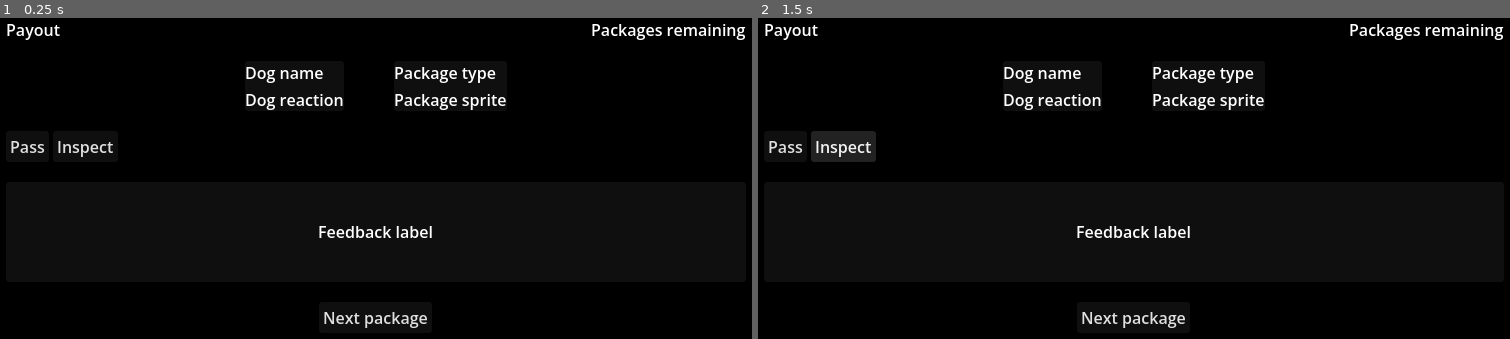
Above: before the commit, frames 1-2 (left to right).
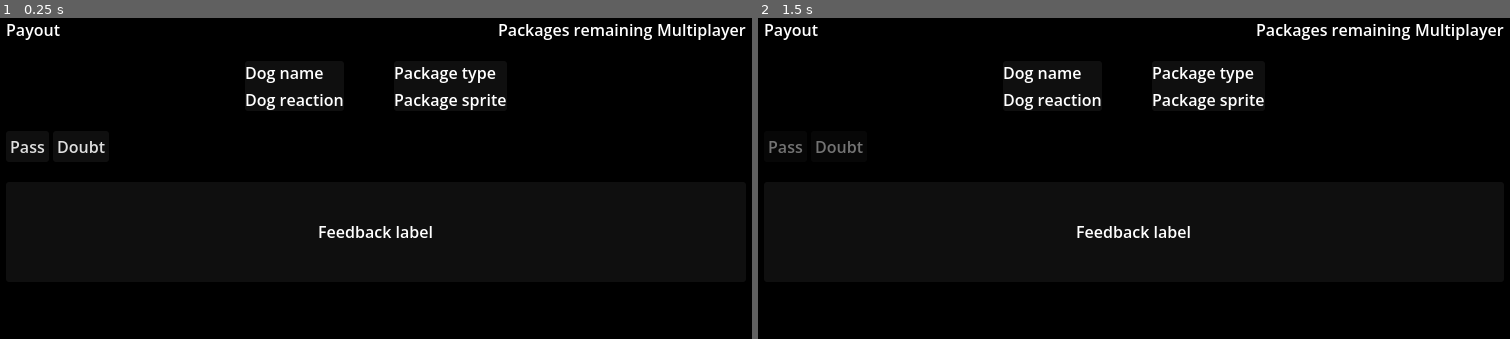
Above: after the commit, the same moments.

Repository: lukaMis/kennel-simulator
Game: Godot game, scene res://scenes/customs_inspector.tscn
Same seed, same stepped clock (60 frames per second), same inputs: the game is played once before the commit and once after it. This scene is started directly instead of the project's main scene.
Inputs (mouse positions are in pixels of both pictures, inside the frame that each line leads up to):
- Up to frame 1 (0.25 s): no input
- Up to frame 2 (1.5 s): click "Pass" at 0.5 s; click (840, 146) at 1.25 s, where only the run before the commit has a clickable "Inspect"

The runs differ from the first frame. In frame 1, 1.1% of the frame differs, in the area x 7-100%, y 1-97%; in frame 2, 1.9%, in the area x 1-100%, y 1-97%.
Error after the commit: Out of bounds get index '0' (on base: 'Array[DogResource]') (res://scripts/customs_inspector.gd:44)

Commit message:
working on customs inspector mini game with system 6 suggested by Gemini

Diff:
--- /dev/null
+++ b/player/player_stats.tres
@@ -0,0 +1,7 @@
+[gd_resource type="Resource" script_class="PlayerResource" format=3 uid="uid://q4ju5uy5m050"]
+
+[ext_resource type="Script" uid="uid://dsnrlsq4i4ufh" path="res://scripts/player_resource.gd" id="1_8g61y"]
+
+[resource]
+script = ExtResource("1_8g61y")
+metadata/_custom_type_script = "uid://dsnrlsq4i4ufh"
--- a/scenes/customs_inspector.tscn
+++ b/scenes/customs_inspector.tscn
@@ -43,6 +43,11 @@
 unique_name_in_owner = true
 layout_mode = 2
 text = "Packages remaining"
+
+[node name="LabelMultiplier" type="Label" parent="MarginContainer/VBoxContainer/HBoxContainerTopInfoBar" unique_id=1588545849]
+unique_name_in_owner = true
+layout_mode = 2
+text = "Multiplayer"
 
 [node name="HBoxContainerEntitiesArea" type="HBoxContainer" parent="MarginContainer/VBoxContainer" unique_id=1787526987]
 layout_mode = 2
@@ -92,7 +97,7 @@
 [node name="ButtonInspect" type="Button" parent="MarginContainer/VBoxContainer/HBoxContainerActionButtons" unique_id=1336889351]
 unique_name_in_owner = true
 layout_mode = 2
-text = "Inspect"
+text = "Doubt"
 
 [node name="PanelContainerFeedbackArea" type="PanelContainer" parent="MarginContainer/VBoxContainer" unique_id=1787133763]
 custom_minimum_size = Vector2(0, 100)
--- a/scripts/customs_inspector.gd
+++ b/scripts/customs_inspector.gd
@@ -1,28 +1,106 @@
 extends Node
 
+# Add these variables at the top
+var synergy_multiplier: float = 1.0
+var current_dog: DogResource
+var current_package: CargoPackage
+var current_queue_index: int = 0
 
-# Called when the node enters the scene tree for the first time.
+@onready var label_multiplier = %LabelMultiplier # Make sure to add this node to your scene
+@onready var label_package_type = %LabelPackageType
+@onready var label_package_sprite = %LabelPackageSprite
+@onready var label_dog_reaction = %LabelDogReaction
+@onready var label_feedback = %LabelFeedback
+@onready var button_pass = %ButtonPass
+@onready var button_doubt = %ButtonInspect # Renaming logic for clarity
+@onready var button_next = %ButtonNext
+@onready var label_dog_name = %LabelDogName
+@onready var label_payout = %LabelPayout
+
+
 func _ready() -> void:
-	# 1. Connect any local UI elements to the manager signals right here if needed
+	# Connect signals
 	CustomsInspectionManager.shift_started.connect(_on_shift_started)
 	CustomsInspectionManager.shift_ended.connect(_on_shift_ended)
-
-	# 2. Tell the manager it is safe to spin up the gameplay logic
 	CustomsInspectionManager.initialize_shift_session()
 
 	# 3. Pull the data cleanly to populate your UI
 	var working_dogs = CustomsInspectionManager.active_shift_roster
 	var packages_to_check = CustomsInspectionManager.active_queue
 
+	# Setup input
+	button_pass.pressed.connect(_on_action_pressed.bind(false)) # False = Pass
+	button_doubt.pressed.connect(_on_action_pressed.bind(true)) # True = Doubt
+	button_next.pressed.connect(_load_next_package)
+	button_next.hide()
+
 	print("Inspector Scene: Loaded successfully with ", working_dogs.size(), " dogs.")
 	print("Inspector Scene: Loaded successfully with ", packages_to_check.size(), " packages.")
 	CustomsInspectionManager.start_shift()
-	#Run your instantiation/spawning visual loops below...
 
 
 func _on_shift_started() -> void:
-	pass
+	# Assume index 0 for prototype, logic can be expanded for multiple dogs
+	current_dog = CustomsInspectionManager.active_shift_roster[0]
+	current_dog.reset_session()
+	# NEW: Initialize UI elements immediately
+	label_multiplier.text = "Multiplier: 1.0x"
+
+	label_dog_name.text = current_dog.name
+	label_payout.text = "Payout: $" + str(CustomsInspectionManager.shift_current_payout)
+	_load_next_package()
 
 
 func _on_shift_ended() -> void:
 	pass
+
+
+func _load_next_package() -> void:
+	if current_queue_index >= CustomsInspectionManager.active_queue.size():
+		print("Shift Complete")
+		return
+
+	current_package = CustomsInspectionManager.active_queue[current_queue_index]
+
+	# Update UI with current package info
+	label_package_type.text = "Type: " + current_package.contraband_type
+	label_package_sprite.text = "ID: " + str(current_package.visual_sprite_id)
+
+	button_next.hide()
+	label_feedback.text = ""
+
+	# 1. Display the "Tell" (System 6: Tell phase)
+	var reaction = current_dog.tell_reactions[current_dog.current_confidence_level][current_package.is_contraband]
+	label_dog_reaction.text = reaction
+
+	button_pass.disabled = false
+	button_doubt.disabled = false
+
+
+func _on_action_pressed(is_doubting: bool) -> void:
+	button_pass.disabled = true
+	button_doubt.disabled = true
+
+	var is_correct = (is_doubting == current_package.is_contraband)
+
+	# 2. Update Stats
+	current_dog.record_inspection_result(is_correct)
+
+	# Update confidence
+	if is_correct:
+		synergy_multiplier += 0.1 # Example increment
+		label_multiplier.text = "Multiplier: " + str(snappedf(synergy_multiplier, 0.1)) + "x"
+		current_dog.increase_confidence()
+		# Determine outcome key
+		var outcome_key = "correct_seize" if is_doubting else "correct_pass"
+		label_feedback.text = current_dog.outcome_reactions[outcome_key]
+	else:
+		synergy_multiplier = 1.0 # Reset on failure
+		label_multiplier.text = "Multiplier: 1.0x"
+		current_dog.decrease_confidence()
+		# Determine outcome key
+		var outcome_key = "wrong_seize" if is_doubting else "wrong_pass"
+		label_feedback.text = current_dog.outcome_reactions[outcome_key]
+
+	button_next.show()
+	current_queue_index += 1
--- a/scripts/dog_resource.gd
+++ b/scripts/dog_resource.gd
@@ -1,14 +1,38 @@
 class_name DogResource
 extends Resource
 
+# --- Existing Stats ---
 @export var name: String = "Doggy name"
-@export var hunger: int = 100 # 0 is starving, 100 is full
-@export var energy: int = 100 # 0 is exhausted, 100 is hyper
+@export var hunger: int = 100
+@export var energy: int = 100
 @export var is_sleeping: bool = false
 @export var hunger_drain_rate: int = 5
 @export var energy_drain_rate: int = 5
+# --- New Inspection Stats (Permanent) ---
+@export var handler_bond: float = 1.0
+@export var betrayal_trauma: float = 0.0
+@export var personality_trait: String = "Standard"
+# --- NEW: Individual Dog Performance Stats ---
+@export var total_dog_correct: int = 0
+@export var total_dog_wrong: int = 0
+# --- Mapping ---
+@export var tell_reactions: Dictionary = {
+	1: { true: "dog_subtle_sniff", false: "dog_looks_away" },
+	2: { true: "dog_alert_posture", false: "dog_calm_standing" },
+	3: { true: "dog_aggressive_bark", false: "dog_happy_sit" },
+}
+@export var outcome_reactions: Dictionary = {
+	"correct_seize": "dog_excited_wag",
+	"correct_pass": "dog_relieved_sigh",
+	"wrong_seize": "dog_confused_tilt",
+	"wrong_pass": "dog_cowering_shame",
+}
+
+# --- Inspection Stats (Session) ---
+var current_confidence_level: int = 1
 
 
+# --- Existing Methods ---
 func tick_stats():
 	if is_sleeping:
 		energy = min(energy + GameConstants.SLEEP_ENERGY_GAIN, 100)
@@ -21,4 +45,24 @@
 func wake_and_rest_dog() -> void:
 	is_sleeping = false
 	energy = 100
-	pass
+
+
+# --- Inspection Methods ---
+func reset_session():
+	current_confidence_level = 1 if handler_bond < 5 else 2
+
+
+func increase_confidence():
+	current_confidence_level = min(current_confidence_level + 1, 3)
+
+
+func decrease_confidence():
+	current_confidence_level = max(current_confidence_level - 1, 1)
+
+
+# --- NEW: Tracking Method ---
+func record_inspection_result(is_correct: bool):
+	if is_correct:
+		total_dog_correct += 1
+	else:
+		total_dog_wrong += 1
--- /dev/null
+++ b/scripts/player_resource.gd
@@ -0,0 +1,29 @@
+class_name PlayerResource
+extends Resource
+
+# --- Permanent Stats (Exported for saving) ---
+@export var total_inspector_games_played: int = 0
+@export var total_inspections: int = 0
+@export var total_successful_inspections: int = 0
+@export var total_failed_inspections: int = 0
+@export var total_contraband_seized: int = 0
+
+# --- Session Stats (NOT exported, so they reset automatically) ---
+var current_synergy_multiplier: float = 1.0
+var check_again_uses: int = 2
+
+
+# Methods to handle logic
+func reset_session():
+	current_synergy_multiplier = 1.0
+	check_again_uses = 2
+
+
+func update_career_stats(was_success: bool, is_contraband: bool):
+	total_inspections += 1
+	if was_success:
+		total_successful_inspections += 1
+		if is_contraband:
+			total_contraband_seized += 1
+	else:
+		total_failed_inspections += 1
Not shown: 2 places in scenes/customs_inspector.tscn that only renumber resources
Not shown, changed: scripts/customs_inspector.gd.uid
Not shown, added: scripts/player_resource.gd.uid
